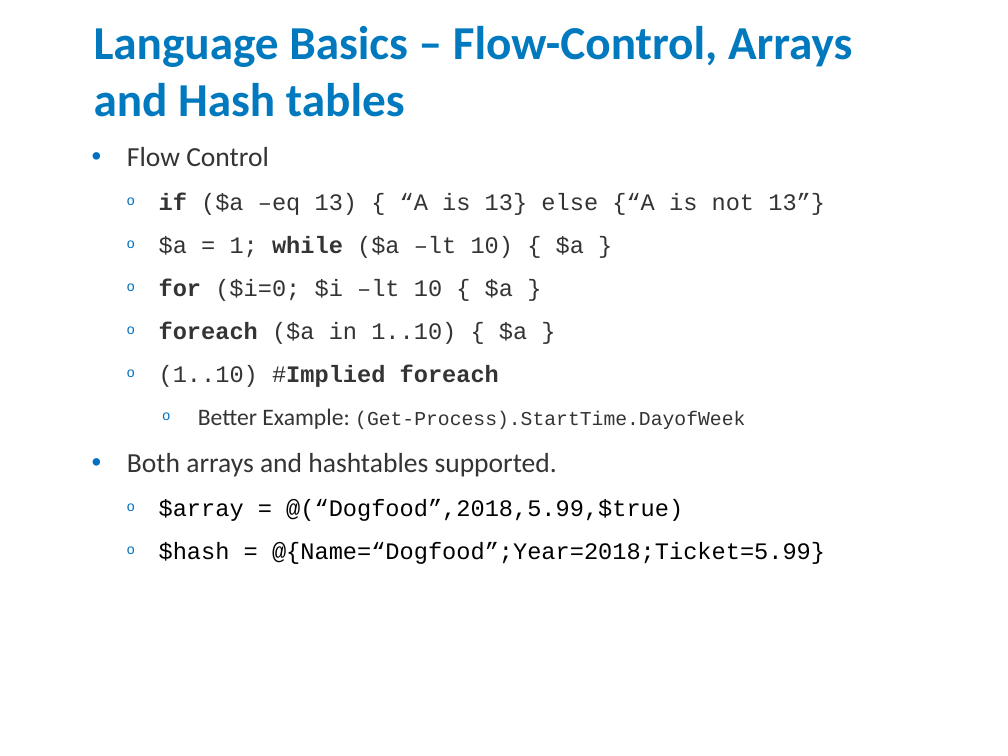
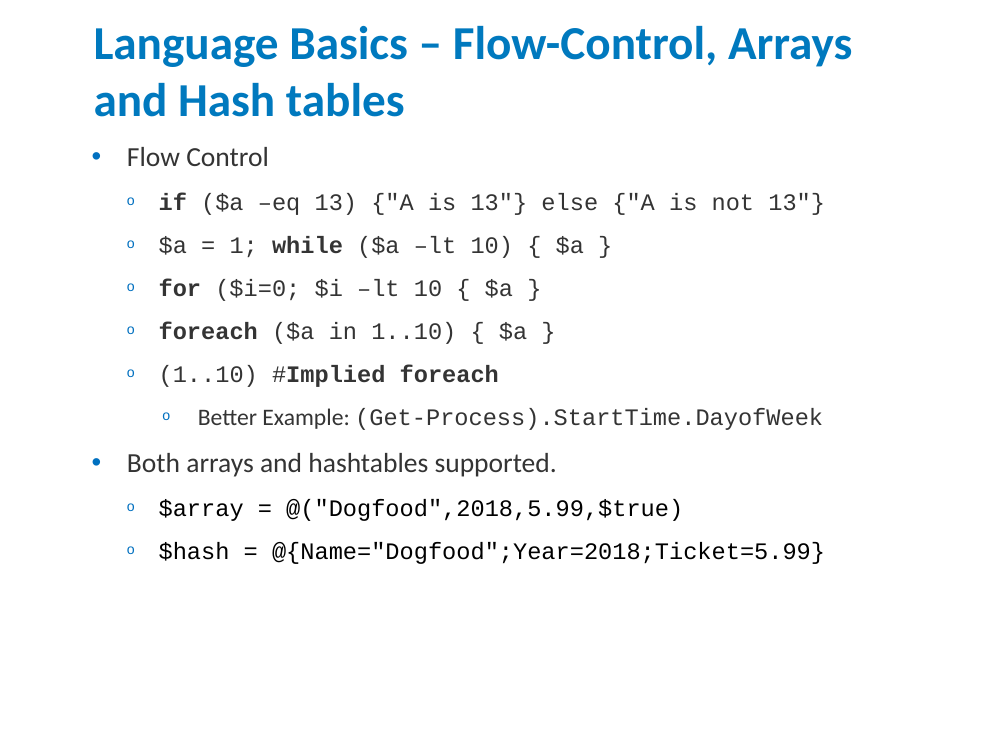
Before and after one commit to jrbirdmanFA/HolyPowerShellBATman, a slide deck: slide 30 of Holy PowerShell, BATman! - Dogfood Edition.pptx (slide 29 before the commit). Drawn at 1008x756 pixels with LibreOffice and Linux fonts; fonts in the diff are those of the drawing; background and template pictures are left out. Boxes give left, top, right and bottom in pixels: in the first picture for what was removed or moved away, otherwise in the second. Text is boxed around its words. In the diff, an @@ line names an element or a change of style, - is before the commit and + after.

```diff
--- a/Holy PowerShell, BATman! - Dogfood Edition.pptx
+++ b/Holy PowerShell, BATman! - Dogfood Edition.pptx
@@ text at [159,193,825,215]: text changed @@
-  o if ($a –eq 13) { “A is 13} else {“A is not 13”}
+  o if ($a –eq 13) {"A is 13"} else {"A is not 13"}
@@ text at [198,408,823,430]: size 20 to 24 pt in "(Get-Process).StartTime.DayofWeek" @@
@@ text at [159,499,825,564]: text changed @@
-  o $array = @(“Dogfood”,2018,5.99,$true)
-  o $hash = @{Name=“Dogfood”;Year=2018;Ticket=5.99}
+  o $array = @("Dogfood",2018,5.99,$true)
+  o $hash = @{Name="Dogfood";Year=2018;Ticket=5.99}
```
Also in this commit, not shown: 6 other slides changed, 1 slide added.
